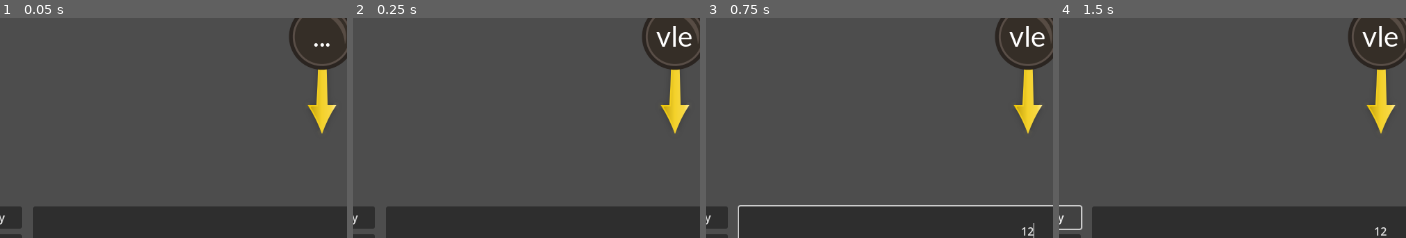
Above: before the commit, frames 1-4 (left to right).
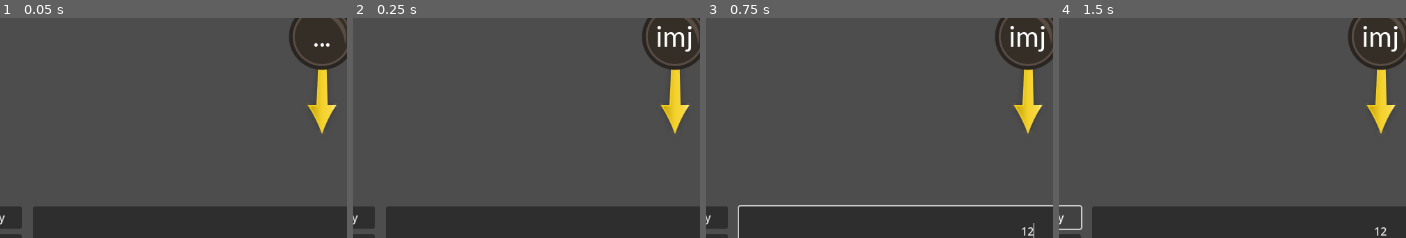
Above: after the commit, the same moments.

Repository: Rapidjonte/ordbomb
Game: Godot game, scene res://scenes/node_2d.tscn
Two runs of this game, one before a commit and one after it. Both use one fixed random seed, a clock stepped at 60 frames per second and the inputs below.
Inputs (mouse positions are % of the whole screen's width and height, from its top left):
- Up to frame 1 (0.05 s): no input
- Up to frame 2 (0.25 s): no input
- Up to frame 3 (0.75 s): click (57, 93) at 0.52 s; type "12" at 0.6 s
- Up to frame 4 (1.5 s): click "Join Lobby" at 1.25 s
The pictures show only the part of the screen within x 11-61%, y 45-95%; the shares and areas given below are measured in that part.

Frame 1 is identical in both runs. In frame 2, 0.5% of the frame differs, in the area x 87-98%, y 3-16%; in frame 3, 0.5%; in frame 4, 0.5%.

Commit message:
small bugfixes blah

Diff:
--- a/scripts/node_script.gd
+++ b/scripts/node_script.gd
@@ -19,10 +19,10 @@
 	"H": 3, "I": 1, "J": 8, "K": 3, "L": 1, "M": 3, "N": 1,
 	"O": 2, "P": 3, "Q": 10, "R": 1, "S": 1, "T": 1, "U": 3,
 	"V": 4, "W": 7, "X": 10, "Y": 8, "Z": 10, "Å": 4, "Ä": 4, "Ö": 4,
-	"É": 6, "Ô": 12, "-": 10, " ": 7, "3": 3, "4": 4, "5": 5
+	"É": 6, "Ô": 12, "-": 10, " ": 7, "3": 4, "4": 4, "5": 4, "À": 6
 }
 
-func say(string, x = 160, y = 480):
+func say(string, x = 16, y = 536):
 	var popup = preload("res://scenes/popup.tscn").instantiate()
 	popup.text = string
 	popup.position = Vector2(x, y)
Not shown, changed: extension.txt
